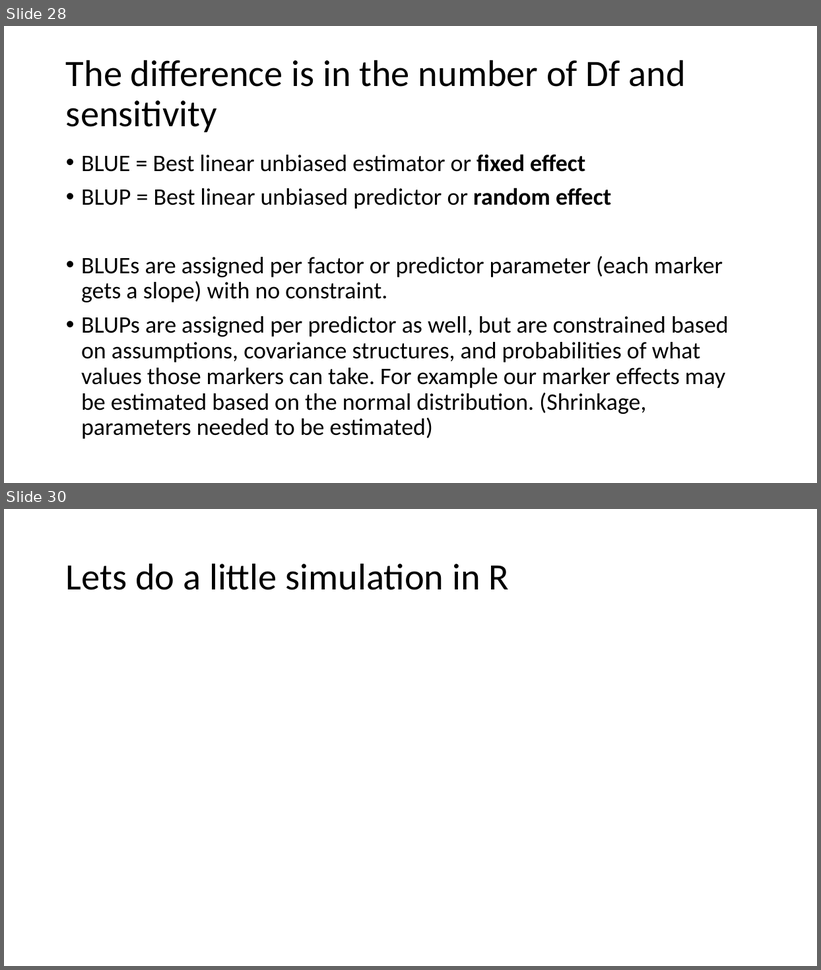
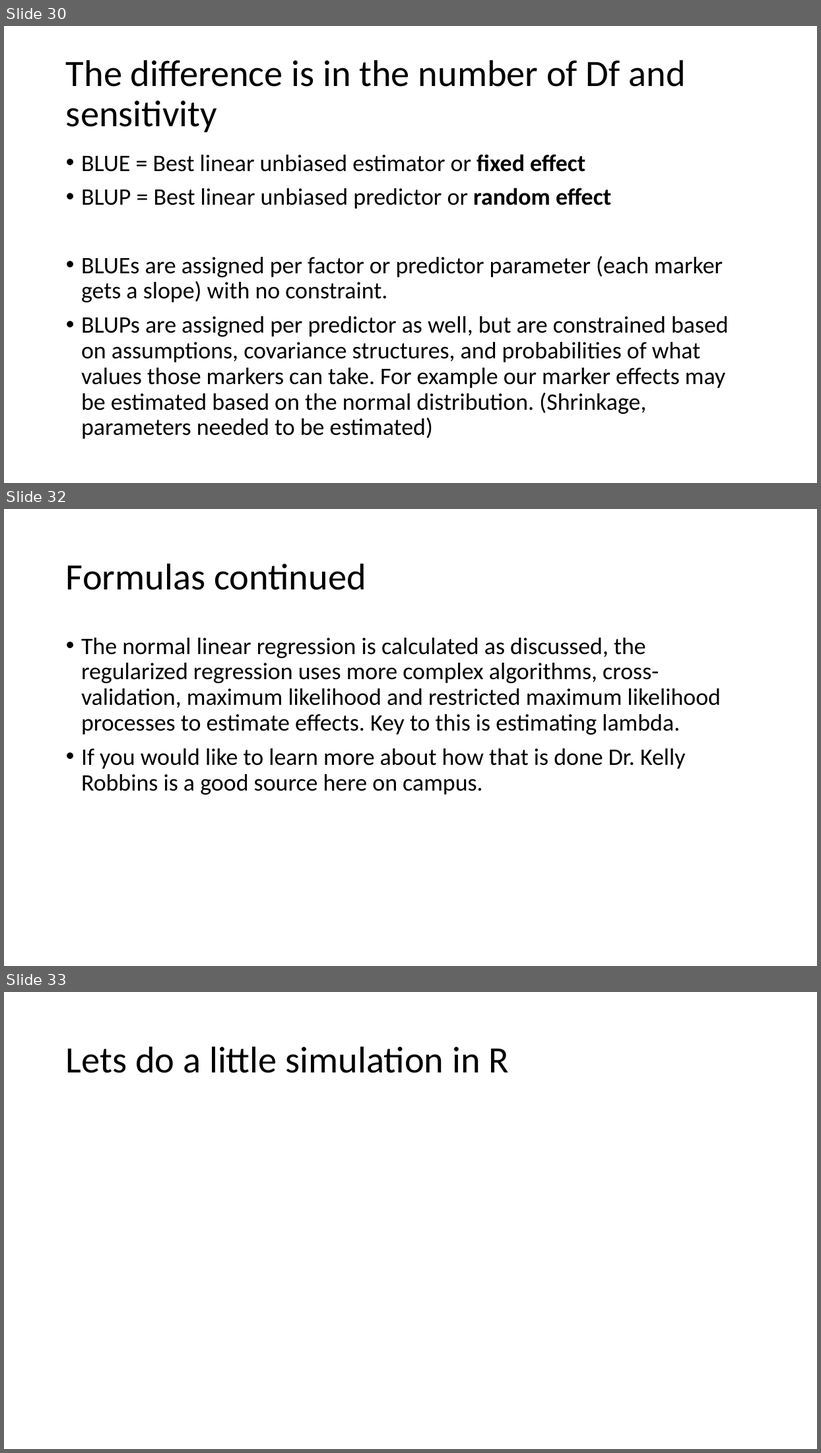
Before and after one commit to ter56/September2_2021_class, a slide deck: AdditiveModels_9_2_2021.pptx. Shown one above the other, each under a label of ours: slides 28 and 30 before the commit, slides 30, 32 and 33 after it; the slides between them are not shown. The pictures are 821x970 and 821x1453 pixels, drawn with LibreOffice and Linux fonts; fonts in the diff are those of the drawing. Boxes give left, top, right and bottom in pixels: in the first picture for what was removed or moved away, otherwise in the second. Text is boxed around its words. In the diff, an @@ line names an element or a change of style, - is before the commit and + after.

```diff
--- a/AdditiveModels_9_2_2021.pptx
+++ b/AdditiveModels_9_2_2021.pptx
@@ slide 32 added at [4, 509, 817, 966], background #FFFFFF @@
@@ title added at [66, 563, 366, 590], 44 pt, text #000000 @@
+Formulas continued
@@ text added at [81, 638, 721, 795], 28 pt, text #000000 @@
+• The normal linear regression is calculated as discussed, the regularized regression uses more complex algorithms, cross-validation, maximum likelihood and restricted maximum likelihood processes to estimate effects. Key to this is estimating lambda.
+• If you would like to learn more about how that is done Dr. Kelly Robbins is a good source here on campus.
@@ what was slide 28 is now slide 30 @@
@@ what was slide 30 is now slide 33 @@
```
Also in this commit, not shown: 10 slides changed, 2 other slides added, 1 other file.
